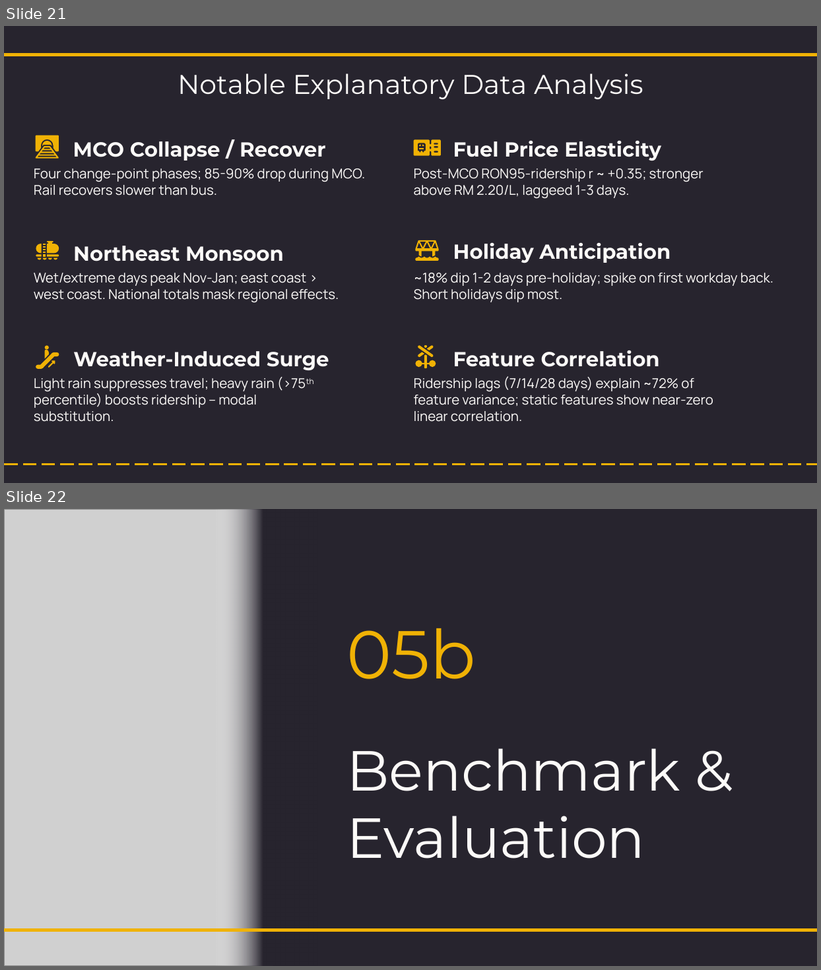
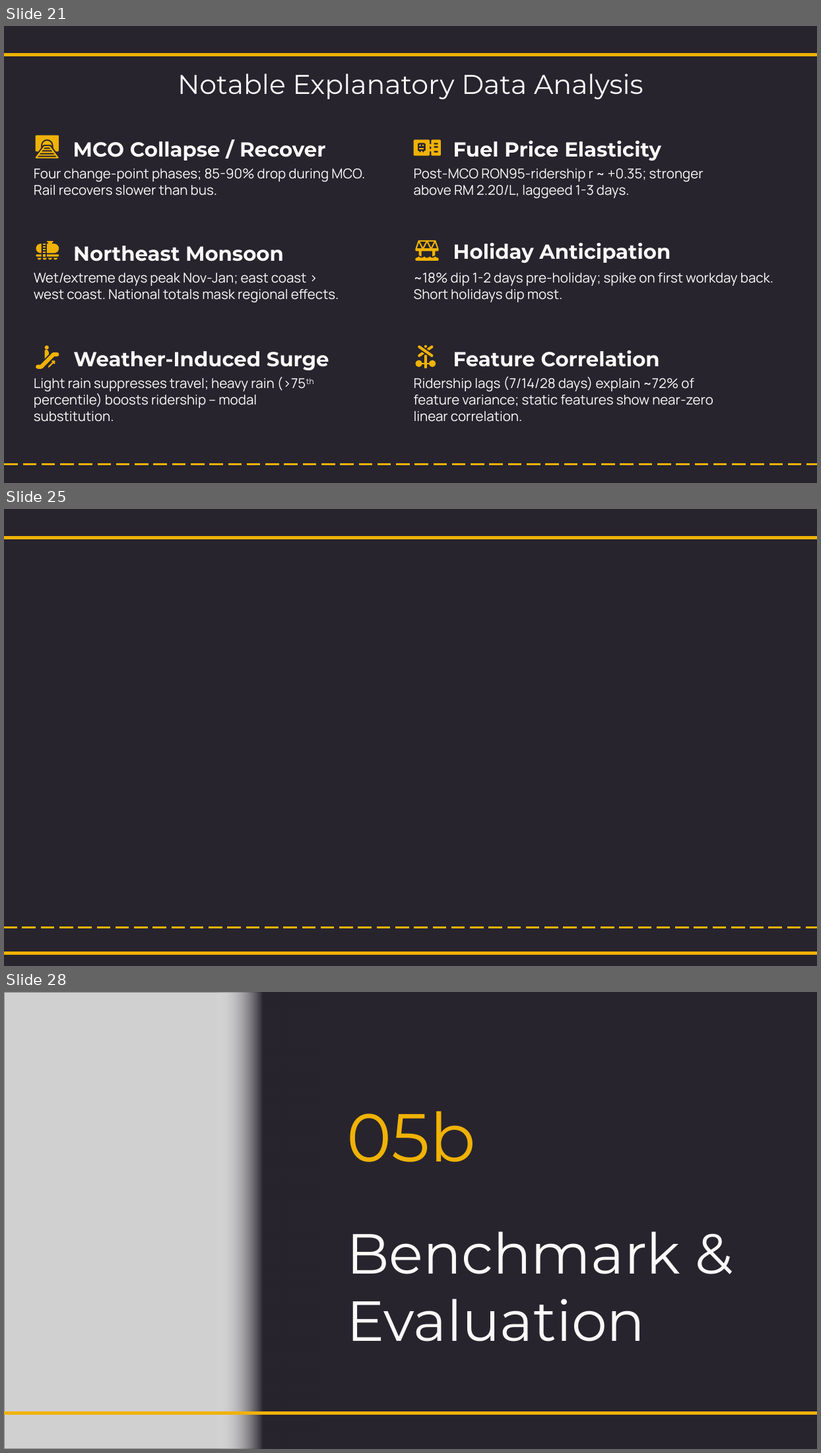
Before and after one commit to NightfuryEquinn/Ridership, a slide deck: docs/24202141_yipzixian_p1_presentation_revised.pptx. Shown one above the other, each under a label of ours: slides 21 and 22 before the commit, slides 21, 25 and 28 after it; the slides between them are not shown. The pictures are 821x970 and 821x1453 pixels, drawn with LibreOffice and Linux fonts; fonts in the diff are those of the drawing; grey boxes stand for pictures; background and template pictures are left out. Boxes give left, top, right and bottom in pixels: in the first picture for what was removed or moved away, otherwise in the second. Text is boxed around its words. In the diff, an @@ line names an element or a change of style, - is before the commit and + after.

```diff
--- a/docs/24202141_yipzixian_p1_presentation_revised.pptx
+++ b/docs/24202141_yipzixian_p1_presentation_revised.pptx
@@ slide 25 added at <box>4,509,817,966</box>, background picture (left out) @@
@@ line added from (4, 537) to (817, 537), #F0B205 3 pt @@
@@ line added from (4, 927) to (817, 927), #F0B205 1.5 pt dashed @@
@@ line added from (4, 954) to (817, 954), #F0B205 3 pt @@
@@ what was slide 22 is now slide 28 @@
```
Also in this commit, not shown: 5 other slides added, 6 other files.
